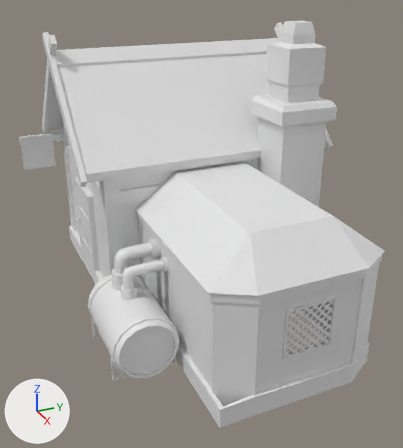
Two versions of the FBX model Aetheria Tora's Story/Assets/Jin/Dungeon_House2.fbx, one commit apart.
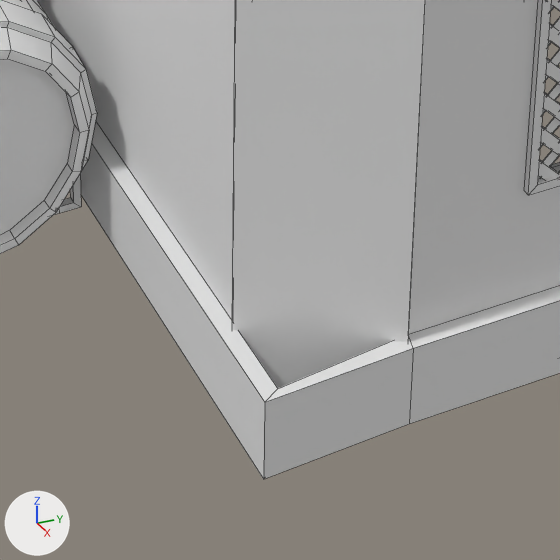
Old and new are each drawn whole from a 50 mm lens placed at (37.5, -19.0, 28.5), pointed at (-3.2, -0.7, 8.2) and again close up on the part from 39% to 72% of the width and 70% to 100% of the height. The lights are fixed; the arrows at lower left show +X, +Y and +Z. The close-ups show mesh edges as thin lines. Materials are left out; every surface is plain grey. Where no turn or scale is listed for an object, it has been applied to the vertices.

In view in the first close-up: 'Baseboard.001', 'Cube.011', 'Cylinder.001', 'Room.001', 'Room.010'.
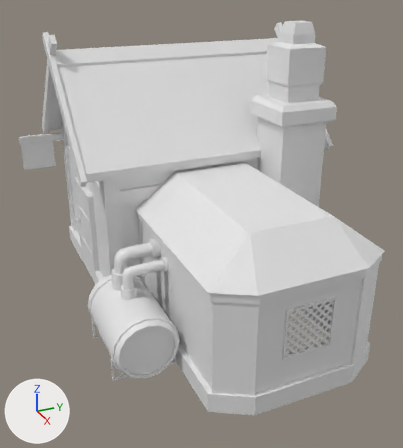
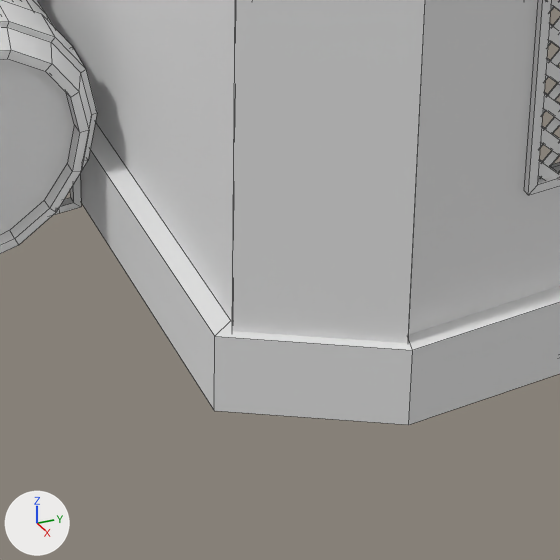
The newer file is also rescaled (x0.25) as a whole; pictures and numbers use the older file's frame.

Where the change shows, as pixel boxes (x1, y1, x2, y2) in the close-ups (560 x 560 px):
'Baseboard.001', deleted
    before: (80, 122, 560, 479)
'Room.005', added
    after: (80, 122, 560, 425)

Edits to the bpy script that builds the scene:
```text
Add me_room_009:
    me_room_009.from_pydata(...)  # 24 vertices, 22 faces; spans x 14.2..30.8, y -6.2..7.7, z 0.3..1.9
Remove ob_baseboard_001:
    ob_baseboard_001 = bpy.data.objects.new('Baseboard.001', me_baseboard_001)
    ob_baseboard_001.location = (0.0, 0.0, 0.0)
Add ob_room_005:
    ob_room_005 = bpy.data.objects.new('Room.005', me_room_009)
    ob_room_005.location = (-19.0, 0.0, 0.0)
```
